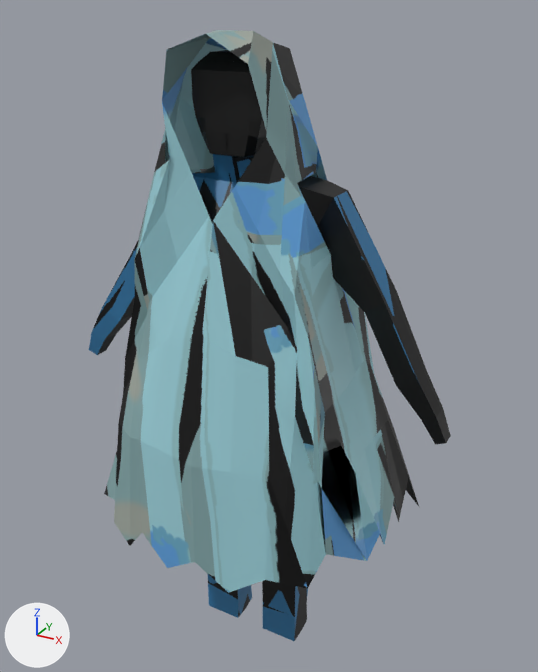
Before and after pictures for a commit that changed the glTF model Assets/Models/monsters/ghost_attacking.gltf.
Rendered twice from a camera (50 mm lens) standing at (20.9, -35.4, 41.0) and looking at (0.3, 2.0, 22.3). Every picture has the same lights, and +X, +Y and +Z are marked at lower left. Where no turn or scale is listed for an object, it has been applied to the vertices.

In view in the first picture: 'Sphere.001', 'cape.001'.
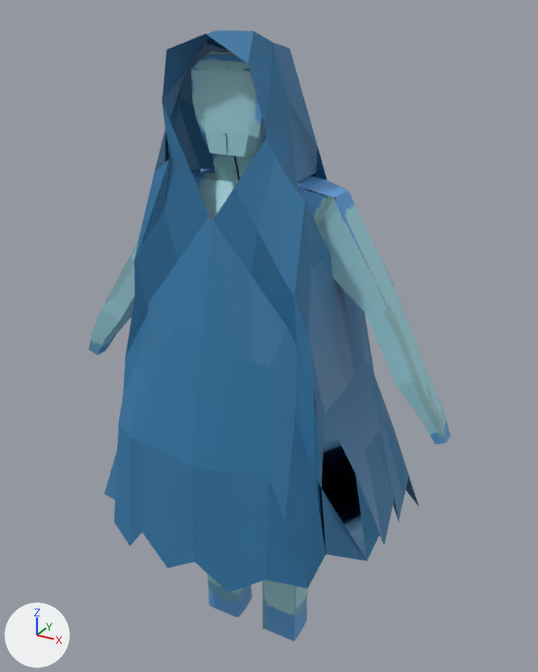
Patch to the scene script:
```diff
--- a/Assets/Models/monsters/ghost_attacking.gltf.py
+++ b/Assets/Models/monsters/ghost_attacking.gltf.py
@@ mat_material_001 @@
 mat_material_001 = principled_material('Material.001')
-mat_material_001.texture = img_ghost_body
+mat_material_001.texture = img_ghost_body_001
@@ mat_material_003 @@
 mat_material_003 = principled_material('Material.003')
-mat_material_003.texture = img_ghost_body_001
+mat_material_003.texture = img_ghost_body
```

Pixel boxes (x1, y1, x2, y2) of what changed, in the pictures (538 x 672 px):
'cape.001', surface changed (cyan to blue): (104, 30, 419, 593) in both
'Sphere.001', surface changed: (89, 50, 451, 641) in both
